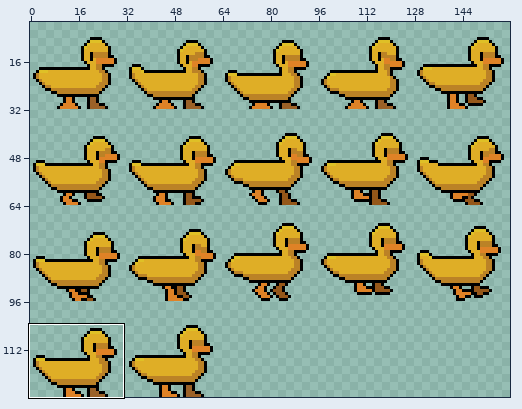
Sprite sheet -- assets/sprites/entities/duck-Sheet.png. Above, an overview of the earlier version with the close-up marked.
Close-up. Earlier state:
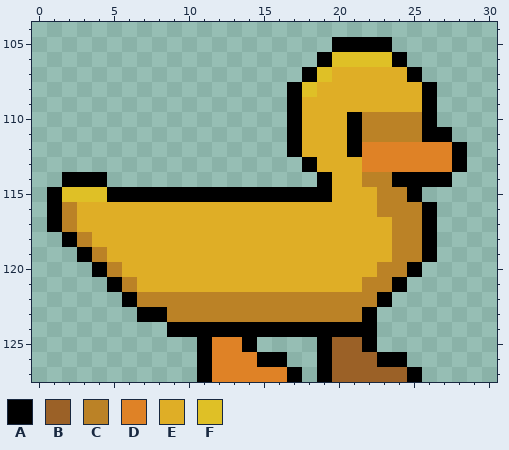
The file is 160x128 pixels. Shown: x 0..30, y 104..127. The wide view leaves out empty margins. The commit also changed other parts of the picture, which this record leaves out.
Palette (. is transparent): A #000000  B #9b6127  C #bb8226  D #df8226  E #dfae26  F #dfc026
Pixels before, first column x 1:
105 ...................AAAA.....
106 ..................AFFFFA....
107 .................AFEEEEEA...
108 ................AFEEEEEEEA..
109 ................AEEEEEEEEA..
110 ................AEEEACCCCA..
111 ................AEEEACCCCAA.
112 ................AEEEADDDDDDA
113 .................AEEEDDDDDDA
114 .AAA..............AEECCAAAA.
115 AFFFAAAAAAAAAAAAAAAEEECCA...
116 ACEEEEEEEEEEEEEEEEEEEECCCA..
117 ACEEEEEEEEEEEEEEEEEEEEECCA..
118 .ACEEEEEEEEEEEEEEEEEEEECCA..
119 ..ACEEEEEEEEEEEEEEEEEEECCA..
120 ...ACEEEEEEEEEEEEEEEEECCA...
121 ....ACEEEEEEEEEEEEEEECCA....
122 .....ACCCCCCCCCCCCCCCCA.....
123 ......AACCCCCCCCCCCCCA......
124 ........AAAAAAAAAAAAAA......
125 ..........ADDA....ABBA......
126 ..........ADDDAA..ABBBAA....
127 ..........ADDDDDA.ABBBBBA...
Once edited:
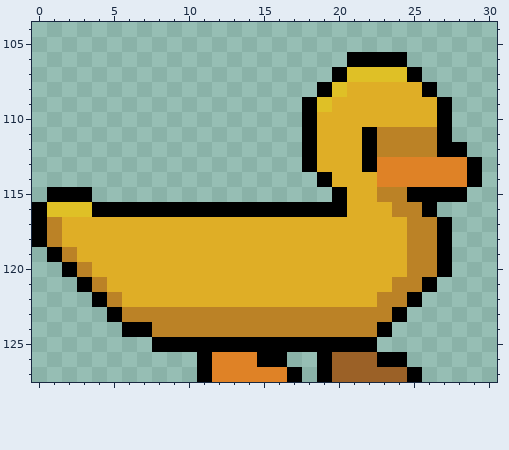
What changed:
Changed rows in their new state; - is an unchanged pixel.
first column x 0:
105 --------------------....------
106 -------------------..AAA------
107 ------------------..AFFFF-----
108 -----------------..AF---------
109 -----------------.AF------EA--
110 -----------------.A--EEEEEEA--
111 -----------------.A--EA---C---
112 -----------------.A--EACCCCA--
113 ----------------------A-----DA
114 --...-----------------EDDDDDDA
115 --AA................A-----AAA-
116 AFFFAAAAAAAAAAAAAAAAA--E------
117 ACE---------------------E-CA--
118 ACEE--------------------E-CA--
119 -ACEE-------------------E-CA--
120 --ACEE-----------------EECCA--
121 ---ACEE---------------EECCA---
122 ----ACEEEEEEEEEEEEEEEEECCA----
123 -----ACCC-------------CCA-----
124 ------AACCCCCCCCCCCCCCCA------
125 --------AAA-AA-AAAA-AA--------
